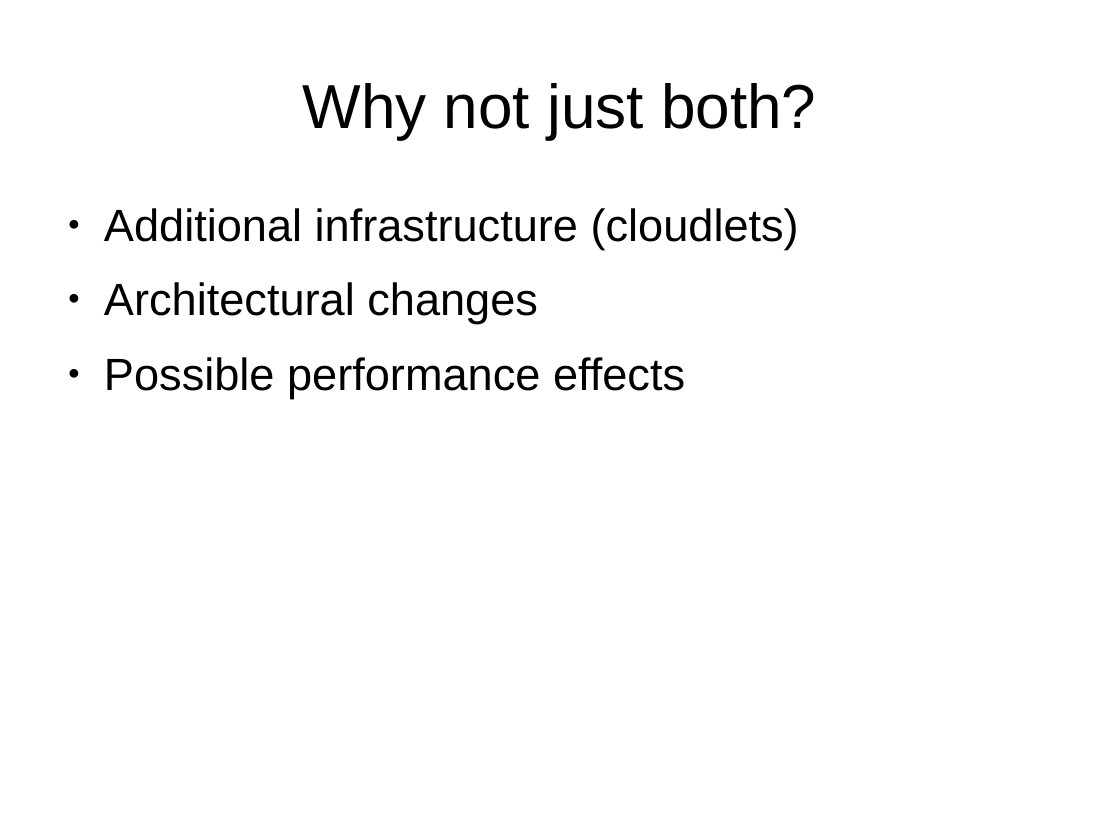
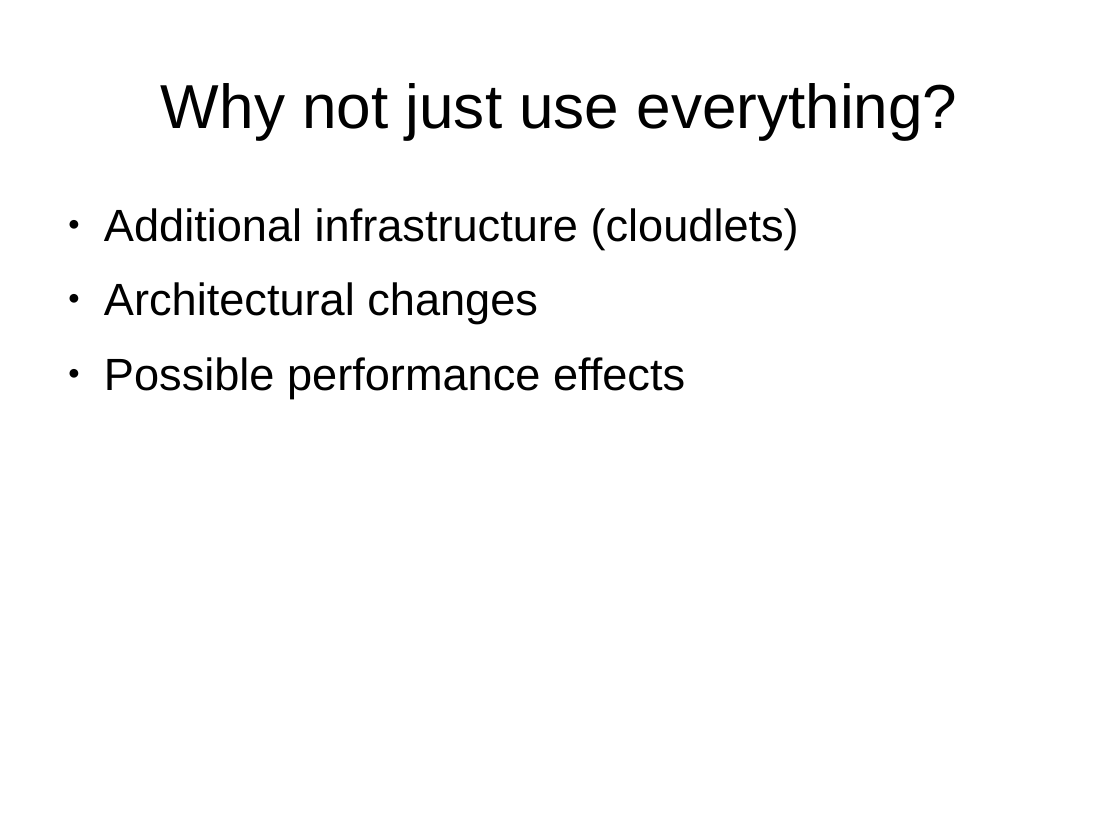
Before and after one commit to nipakoo/Mobile-Data-Analytics, a slide deck: slide 11 of presentation.odp. Drawn at 1120x840 pixels with LibreOffice and Linux fonts; fonts in the diff are those of the drawing. Boxes give left, top, right and bottom in pixels: in the first picture for what was removed or moved away, otherwise in the second. Text is boxed around its words. In the diff, an @@ line names an element or a change of style, - is before the commit and + after.

```diff
--- a/presentation.odp
+++ b/presentation.odp
@@ title at (161, 83, 958, 139): text changed @@
-Why not just both?
+Why not just use everything?
```
Also in this commit, not shown: 5 other slides changed, 3 other files.
